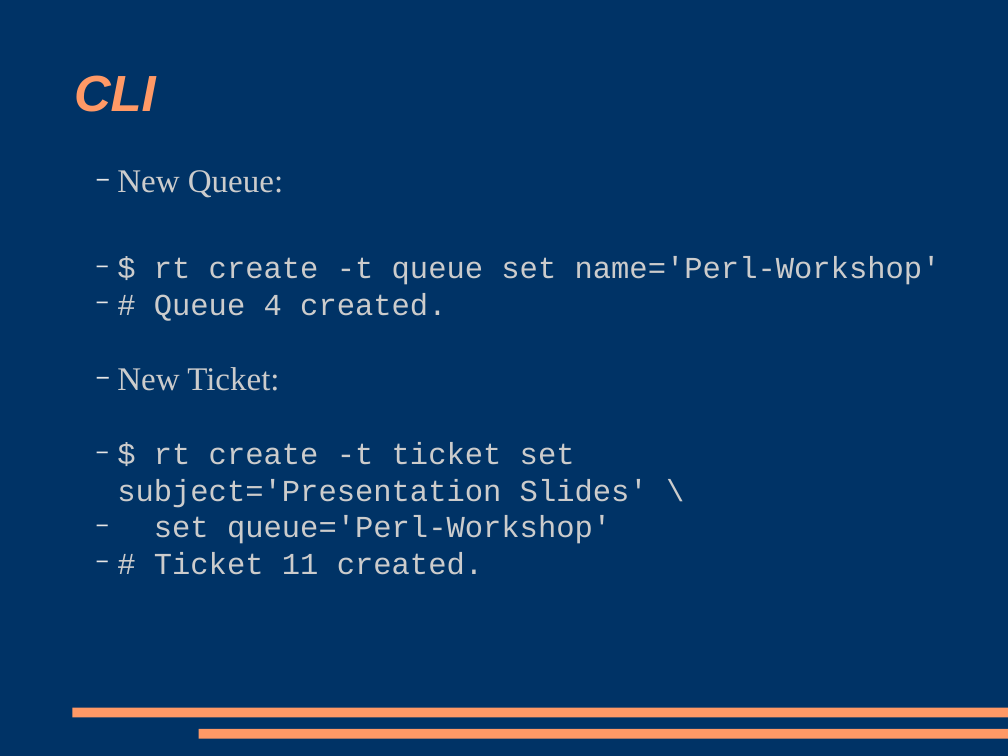
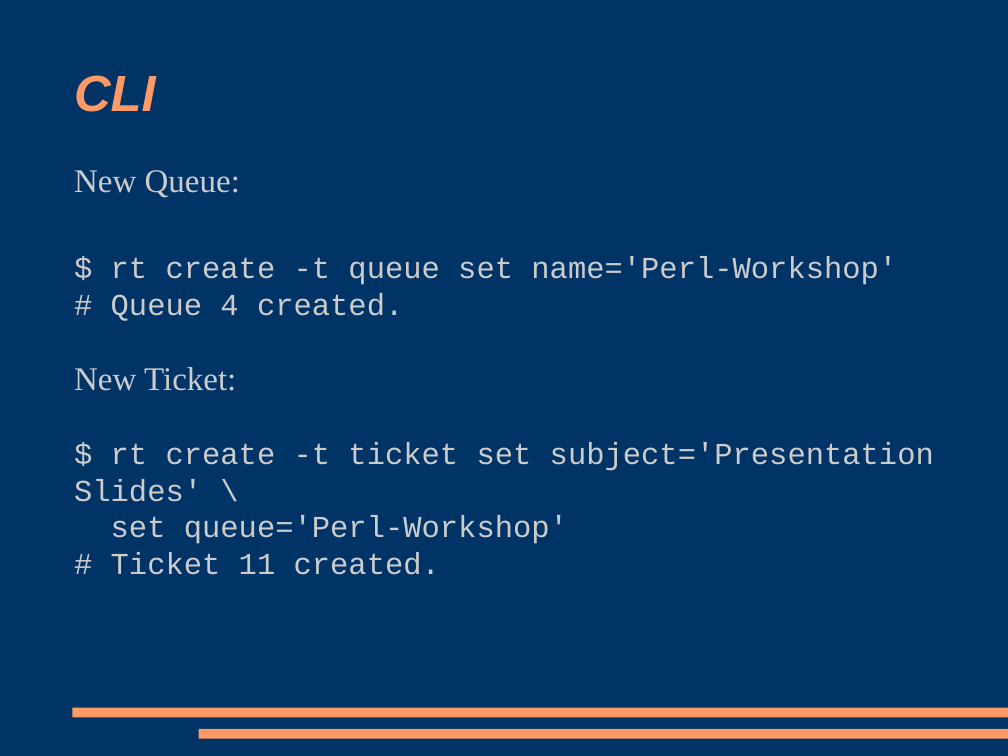
Before and after one commit to racke/Presentations, a slide deck: slide 8 of yapc2009/rt38.odp. Drawn at 1008x756 pixels with LibreOffice and Linux fonts; fonts in the diff are those of the drawing. Boxes give left, top, right and bottom in pixels: in the first picture for what was removed or moved away, otherwise in the second. Text is boxed around its words. In the diff, an @@ line names an element or a change of style, - is before the commit and + after.

```diff
--- a/yapc2009/rt38.odp
+++ b/yapc2009/rt38.odp
@@ subtitle "New Queue:" at (74, 170, 934, 575): bullet − to none; list level 2 to 1 in "New Queue:"; list level 2 to 1 in "$ rt create -t queue ..."; list level 2 to 1 in "# Queue 4 created."; list level 2 to 1 in "New Ticket:"; list level 2 to 1 in "$ rt create -t ticket ..."; list level 2 to 1 in "set queue='Perl-Workshop'"; list level 2 to 1 in "# Ticket 11 created." @@
```
Also in this commit, not shown: 5 other slides changed, 30 slides removed.
